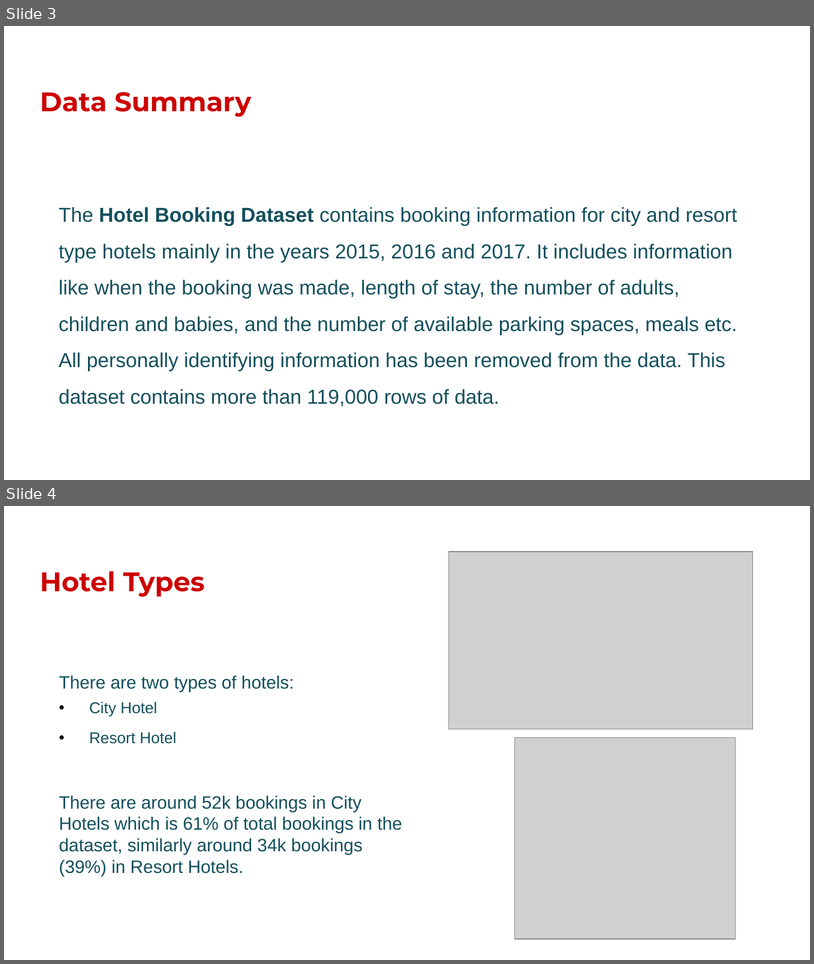
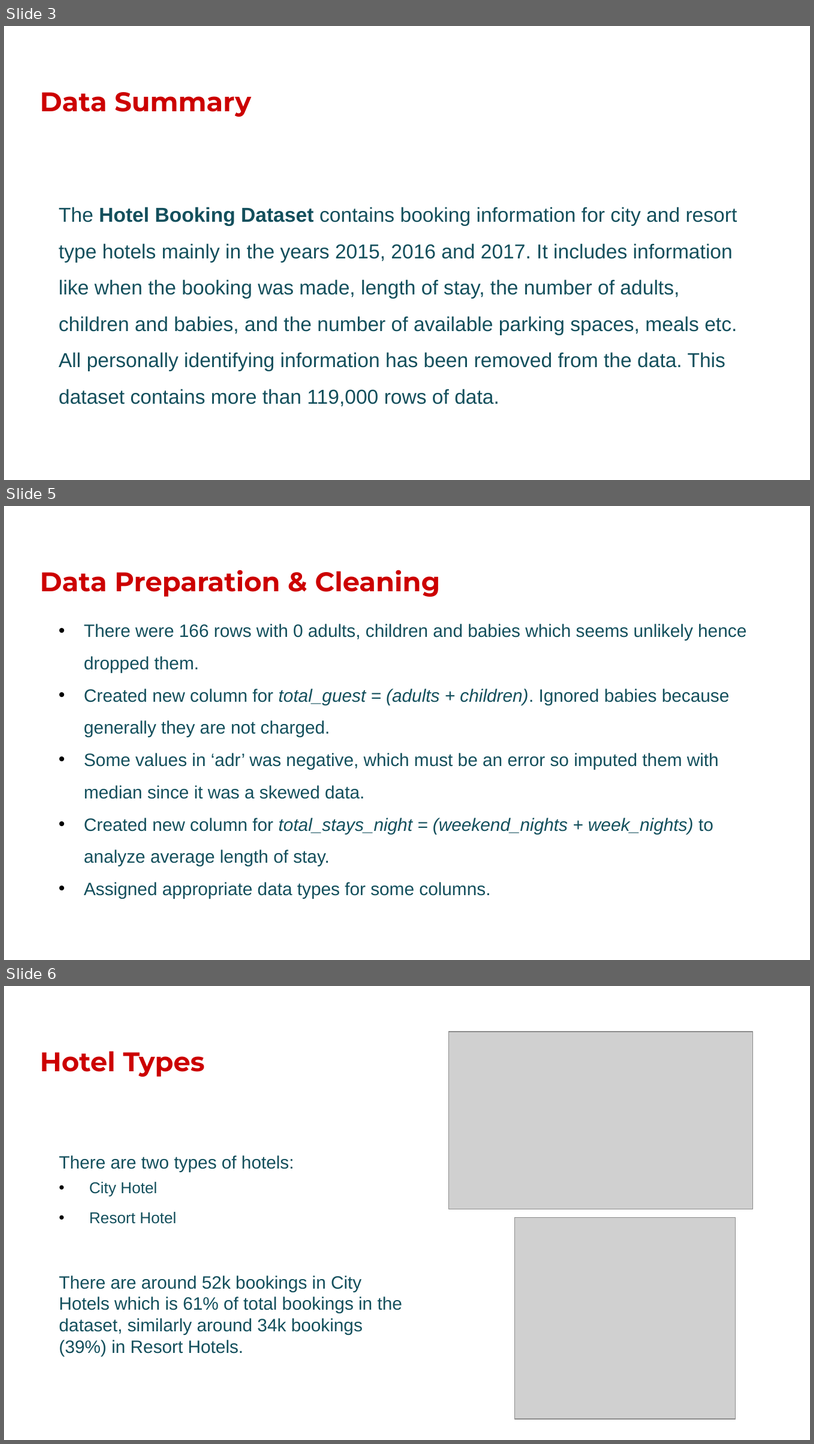
Before and after one commit to ayush9304/HotelBookingAnalysisEDA, a slide deck: Presentation - Hotel Booking Analysis - EDA Capstone Project.pptx. Shown one above the other, each under a label of ours: slides 3 and 4 before the commit, slides 3, 5 and 6 after it; the slides between them are not shown. The pictures are 814x964 and 814x1444 pixels, drawn with LibreOffice and Linux fonts; fonts in the diff are those of the drawing; grey boxes stand for pictures; background and template pictures are left out. Boxes give left, top, right and bottom in pixels: in the first picture for what was removed or moved away, otherwise in the second. Text is boxed around its words. In the diff, an @@ line names an element or a change of style, - is before the commit and + after.

```diff
--- a/Presentation - Hotel Booking Analysis - EDA Capstone Project.pptx
+++ b/Presentation - Hotel Booking Analysis - EDA Capstone Project.pptx
@@ slide 5 added at [4, 506, 810, 960], background #FFFFFF @@
@@ title added at [40, 570, 441, 597], 24 pt, text #CC0000, bold @@
+Data Preparation & Cleaning
@@ text added at [84, 624, 747, 898], 16 pt, text #134F5C @@
+• There were 166 rows with 0 adults, children and babies which seems unlikely hence dropped them.
+• Created new column for total_guest = (adults + children). Ignored babies because generally they are not charged.
+• Some values in ‘adr’ was negative, which must be an error so imputed them with median since it was a skewed data.
+• Created new column for total_stays_night = (weekend_nights + week_nights) to analyze average length of stay.
+• Assigned appropriate data types for some columns.
@@ what was slide 4 is now slide 6 @@
```
Also in this commit, not shown: 2 slides changed, 2 other slides added.
